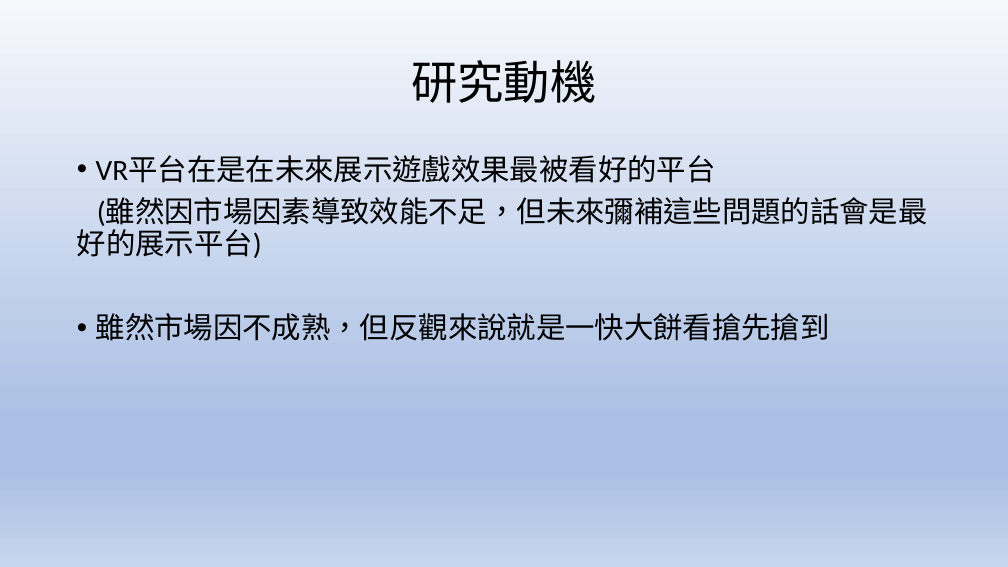
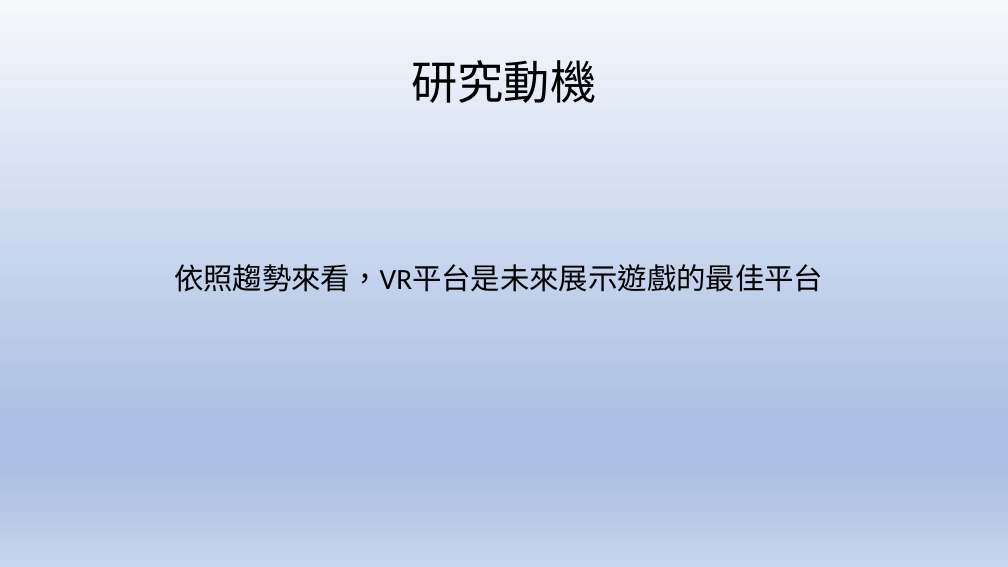
Before and after one commit to kewen0604/107_SE_Team2, a slide deck: slide 4 of 軟體工程期末專題報告.pptx. Drawn at 1008x567 pixels with LibreOffice and Linux fonts; fonts in the diff are those of the drawing. Boxes give left, top, right and bottom in pixels: in the first picture for what was removed or moved away, otherwise in the second. Text is boxed around its words. In the diff, an @@ line names an element or a change of style, - is before the commit and + after.

```diff
--- a/軟體工程期末專題報告.pptx
+++ b/軟體工程期末專題報告.pptx
@@ text at (x1=174, y1=264, x2=823, y2=292): text changed @@
-• VR平台在是在未來展示遊戲效果最被看好的平台
-(雖然因市場因素導致效能不足，但未來彌補這些問題的話會是最好的展示平台)
-• 雖然市場因不成熟，但反觀來說就是一快大餅看搶先搶到
+依照趨勢來看，VR平台是未來展示遊戲的最佳平台
```
Also in this commit, not shown: 3 other slides changed, 1 slide added, 1 slide removed, 1 other file.
